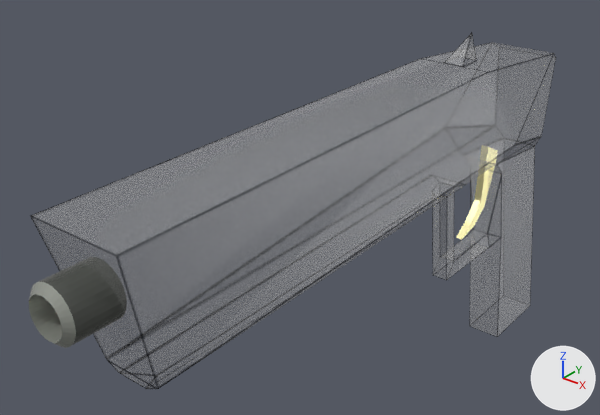
The Blender file Battle of Steel/Assets/Kawano/3D_Model/Pistol_01.blend: old version first, new version second.
Rendered twice from a 50 mm lens placed at (1.13, -2.55, 1.55), pointed at (-0.22, -0.86, 0.5). Arrows for +X, +Y and +Z are at lower right; the lights stay in place.

Before the edit, the objects in view are built like this:
```python
ob_pistol_body = bpy.data.objects.new('Pistol_Body', me_body)
ob_pistol_body.location = (0.06, -0.005, 0.0)
ob_pistol_body.rotation_euler = (0.0, 1.571, 0.0)  # degrees (0, 90, 0)
ob_pistol_flint = bpy.data.objects.new('Pistol_Flint', me_frint)
ob_pistol_flint.parent = ob_pistol_body
ob_pistol_flint.location = (0.0111, -0.123, 0.451)
ob_pistol_flint.rotation_euler = (0.0, 1.571, 0.0)  # degrees (0, 90, 0)
ob_pistol_nossle = bpy.data.objects.new('Pistol_Nossle', me_nossle)
ob_pistol_nossle.parent = ob_pistol_body
ob_pistol_nossle.location = (0.00535, -1.835, 0.734)
ob_pistol_nossle.rotation_euler = (1.571, 1.571, 0.0)  # degrees (90, 90, 0)
ob_pistol_nossle.scale = (0.0807, 0.0807, 0.123)
```
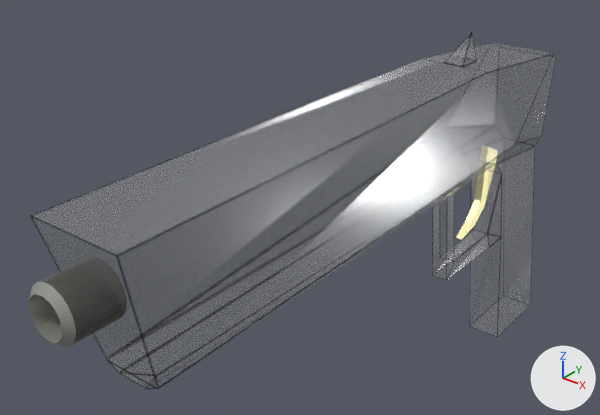
Boxes (x1, y1, x2, y2) around the edits, measured in the pictures (600 x 415 px):
```json
{"object": "Pistol_Body", "change": "surface changed", "before": [54, 32, 555, 379], "after": [54, 32, 555, 379]}
```

Edits to the scene script, one JSON object a line:
```json
{"block": "mat_base_material", "where": "n2 = _N.new('ShaderNodeBsdfPrincipled'); n2.name = 'プリンシプルBSDF'"}
{"op": "add", "block": "mat_base_material", "code": "n2.inputs[2].default_value = 0.186  # 'Roughness'"}
```
